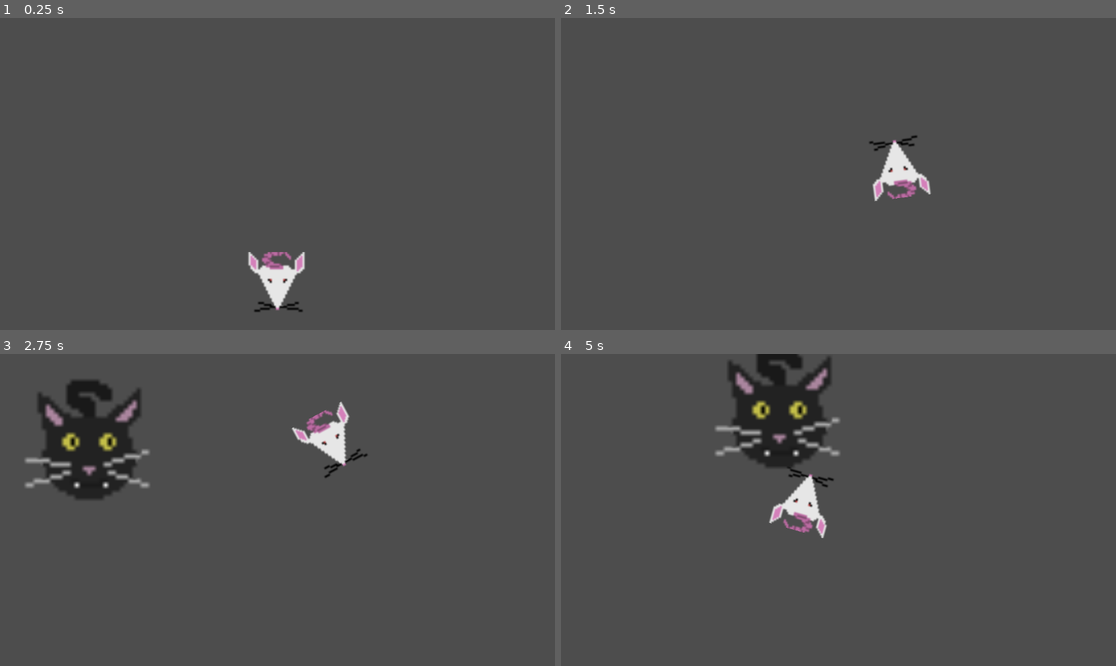
Above: before the commit, frames 1-4 (two rows, left to right).
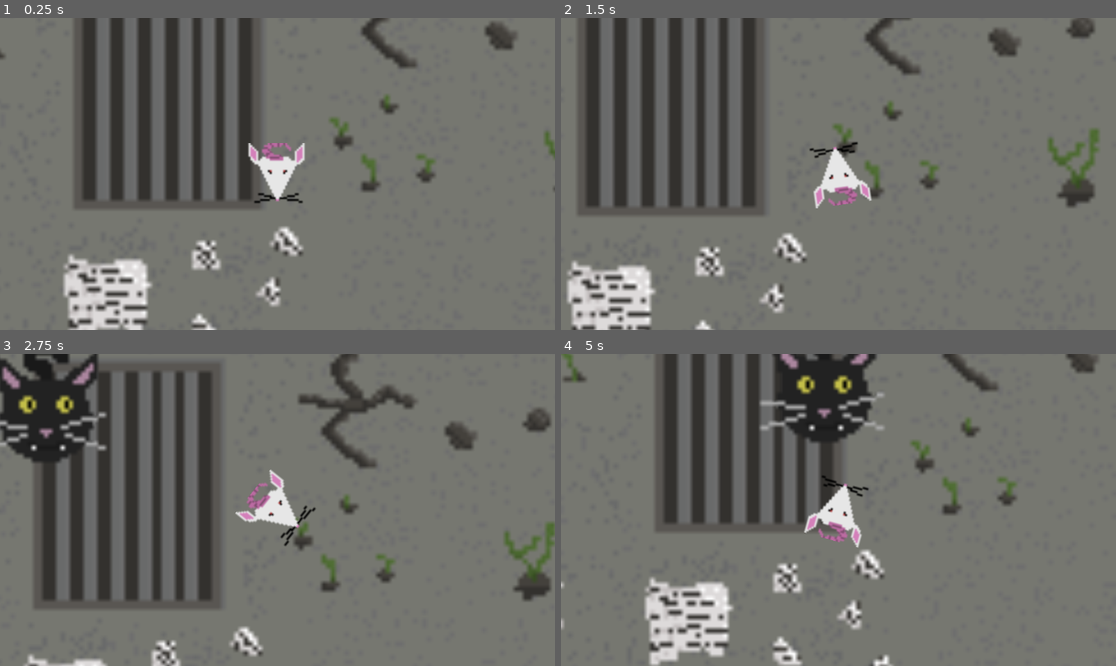
Above: after the commit, the same moments.

Repository: hg-game-dev/DodgeGame1
Game: Godot game, scene res://node_2d.tscn
Two runs of this game, one before a commit and one after it. Both use one fixed random seed, a clock stepped at 60 frames per second and the inputs below.
Inputs (mouse positions are in pixels of both pictures, inside the frame that each line leads up to):
- Up to frame 1 (0.25 s): no input
- Up to frame 2 (1.5 s): tap Enter at 0.5 s; move the mouse to (960, 158) at 0.52 s; press the mouse at (960, 158) at 0.53 s; move the mouse to (727, 189) at 1.27 s; release the mouse at (727, 189) at 1.28 s; click (727, 189) at 1.35 s
- Up to frame 3 (2.75 s): move the mouse to (333, 441) at 2.02 s; press the mouse at (333, 441) at 2.03 s
- Up to frame 4 (5 s): move the mouse to (810, 572) at 2.77 s; release the mouse at (810, 572) at 2.78 s; click (810, 572) at 2.85 s; move the mouse to (1005, 556) at 3.52 s; press the mouse at (1005, 556) at 3.53 s; move the mouse to (672, 463) at 4.27 s; release the mouse at (672, 463) at 4.28 s; click (672, 463) at 4.35 s

The runs differ from the first frame. In frame 1, 90% of the frame differs, in the area x 0-100%, y 0-100%; in frame 2, 90%; in frame 3, 86%; in frame 4, 91%.

Commit message:
Map movement added

Diff:
--- /dev/null
+++ b/background.gd
@@ -0,0 +1,11 @@
+extends Node2D
+
+
+# Called when the node enters the scene tree for the first time.
+func _ready() -> void:
+	pass # Replace with function body.
+
+
+# Called every frame. 'delta' is the elapsed time since the previous frame.
+func _process(delta: float) -> void:
+	pass
--- /dev/null
+++ b/camera_2d.gd
@@ -0,0 +1,15 @@
+extends Camera2D
+
+@export var board_path: NodePath
+
+@onready var board := get_node(board_path) as Sprite2D
+
+func _ready():
+	var tex_size := board.texture.get_size()               # image pixels (e.g. 320x320)
+	var world_size := Vector2(tex_size) * board.global_scale
+	var half := world_size / 2.0
+
+	limit_left = int(board.global_position.x - half.x)
+	limit_right = int(board.global_position.x + half.x)
+	limit_top = int(board.global_position.y - half.y)
+	limit_bottom = int(board.global_position.y + half.y)
--- a/character_body_2d.gd
+++ b/character_body_2d.gd
@@ -2,7 +2,7 @@
 
 @export var speed = 600
 
-var target = position
+var target = global_position
 var tokens := 0
 
 func add_tokens(amount):
@@ -16,11 +16,26 @@
 func _input(event):
 	if event.is_action_pressed(&"click"):
 		target = get_global_mouse_position()
+		target = clamp_to_board(target)
 	if event is InputEventMouseMotion and Input.is_action_pressed(&"click"):
 		target = get_global_mouse_position()
+		target = clamp_to_board(target)
 	look_at(get_global_mouse_position())
 
+@export var board_center := Vector2(384, 700.709)
+@export var board_size := Vector2(3040, 3040)
+
+func clamp_to_board(p: Vector2) -> Vector2:
+	var half := board_size / 2.0
+	var min_x := board_center.x - half.x
+	var min_y := board_center.y - half.y
+	var max_x := board_center.x + half.x
+	var max_y := board_center.y + half.y
+	return Vector2(clamp(p.x, min_x, max_x), clamp(p.y, min_y, max_y))
+
 func _physics_process(delta):
-	velocity = position.direction_to(target) * speed
+	velocity = global_position.direction_to(target) * speed
 	if position.distance_to(target) > 10:
 		move_and_slide()
+	else:
+		velocity = Vector2.ZERO
--- a/node_2d.tscn
+++ b/node_2d.tscn
@@ -1,11 +1,13 @@
 [gd_scene format=3 uid="uid://dbbahygaarj06"]
 
 [ext_resource type="Script" uid="uid://cg8oicq4erbjo" path="res://character_body_2d.gd" id="2_0hol4"]
+[ext_resource type="Script" uid="uid://dl3257peo8yly" path="res://camera_2d.gd" id="2_rj586"]
 [ext_resource type="Script" uid="uid://dol84i7gdf7ns" path="res://enemy.gd" id="3_0hol4"]
 [ext_resource type="Texture2D" uid="uid://c2ejthfucpqpm" path="res://mouse.png" id="3_epypp"]
 [ext_resource type="Texture2D" uid="uid://bmcmmbg8hsgs2" path="res://cat_1.png" id="4_0hol4"]
 [ext_resource type="Script" uid="uid://duuc70rfke0ms" path="res://token.tscn.gd" id="5_kdubu"]
 [ext_resource type="Texture2D" uid="uid://3m8a5piwiw17" path="res://cheese.png" id="5_q6r6c"]
+[ext_resource type="Texture2D" uid="uid://c4i3gu384lbnt" path="res://tile_set.png" id="7_d21ai"]
 
 [sub_resource type="CapsuleShape2D" id="CapsuleShape2D_0hol4"]
 radius = 41.0
@@ -17,15 +19,65 @@
 [sub_resource type="RectangleShape2D" id="RectangleShape2D_kdubu"]
 size = Vector2(69, 75)
 
+[sub_resource type="TileSetAtlasSource" id="TileSetAtlasSource_rj586"]
+texture = ExtResource("7_d21ai")
+texture_region_size = Vector2i(32, 32)
+1:0/0 = 0
+2:0/0 = 0
+3:0/0 = 0
+4:0/0 = 0
+5:0/0 = 0
+6:0/0 = 0
+7:0/0 = 0
+1:1/0 = 0
+2:1/0 = 0
+3:1/0 = 0
+4:1/0 = 0
+5:1/0 = 0
+6:1/0 = 0
+7:1/0 = 0
+1:2/0 = 0
+2:2/0 = 0
+3:2/0 = 0
+4:2/0 = 0
+5:2/0 = 0
+6:2/0 = 0
+7:2/0 = 0
+16:2/0 = 0
+1:3/0 = 0
+2:3/0 = 0
+3:3/0 = 0
+4:3/0 = 0
+16:3/0 = 0
+16:4/0 = 0
+16:5/0 = 0
+16:6/0 = 0
+16:7/0 = 0
+16:8/0 = 0
+16:1/0 = 0
+16:0/0 = 0
+0:0/0 = 0
+0:1/0 = 0
+0:2/0 = 0
+0:3/0 = 0
+5:3/0 = 0
+6:3/0 = 0
+7:3/0 = 0
+
+[sub_resource type="TileSet" id="TileSet_4d7sh"]
+sources/0 = SubResource("TileSetAtlasSource_rj586")
+
 [node name="Node" type="Node" unique_id=1102028357]
-
-[node name="Camera2D" type="Camera2D" parent="." unique_id=1909600608]
-position = Vector2(0, -226)
 
 [node name="Player" type="Node2D" parent="." unique_id=1170044883]
 
 [node name="CharacterBody2D" type="CharacterBody2D" parent="Player" unique_id=79932143 groups=["player"]]
 script = ExtResource("2_0hol4")
+
+[node name="Camera2D" type="Camera2D" parent="Player/CharacterBody2D" unique_id=1909600608]
+process_callback = 0
+script = ExtResource("2_rj586")
+board_path = NodePath("../../../Background")
 
 [node name="Sprite2D" type="Sprite2D" parent="Player/CharacterBody2D" unique_id=174627183]
 scale = Vector2(4, 4)
@@ -63,3 +115,17 @@
 position = Vector2(312.5, -394.5)
 rotation = 1.5707964
 shape = SubResource("RectangleShape2D_kdubu")
+
+[node name="Background" type="Sprite2D" parent="." unique_id=1621817563]
+z_index = -1
+position = Vector2(384.00003, 700.7088)
+scale = Vector2(9.5, 9.5)
+texture = ExtResource("7_d21ai")
+
+[node name="TileMap" type="TileMap" parent="." unique_id=1020787568]
+tile_set = SubResource("TileSet_4d7sh")
+format = 2
+
+[node name="Layer0" type="TileMapLayer" parent="TileMap" unique_id=1193799034]
+use_parent_material = true
+tile_set = SubResource("TileSet_4d7sh")
Not shown, added: background.gd.uid
Not shown, added: camera_2d.gd.uid
